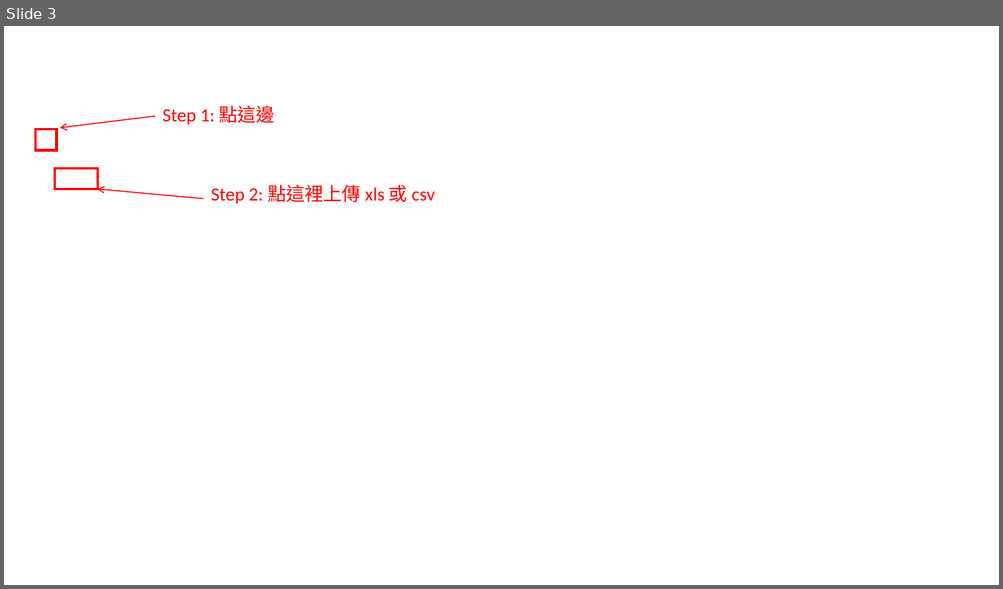
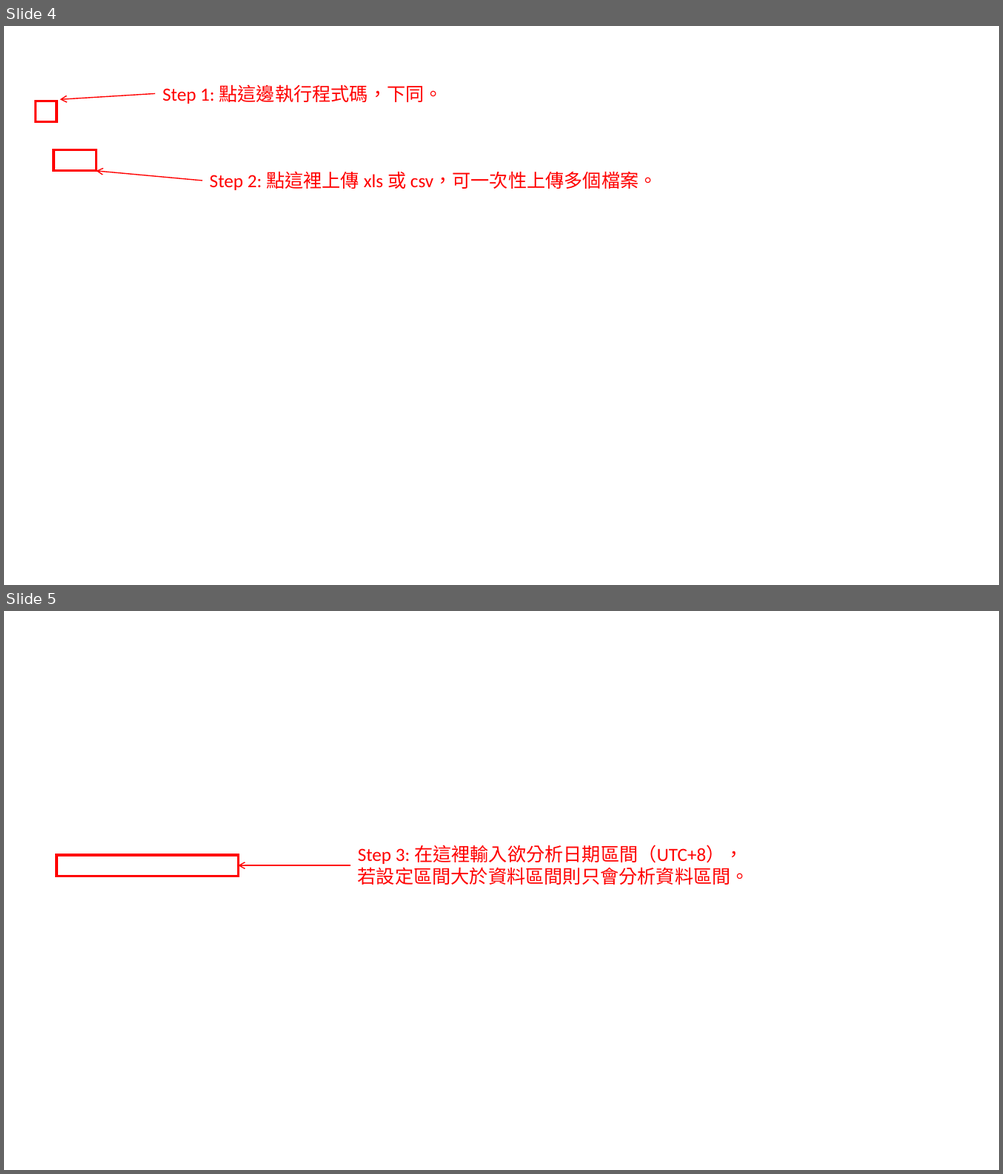
Before and after one commit to gj94fu4/gj94fu4.github.io, a slide deck: project/starlux-aod/航班準時率分析程式使用說明.pptx. Shown one above the other, each under a label of ours: slide 3 before the commit, slides 4 and 5 after it. The pictures are 1003x589 and 1003x1174 pixels, drawn with LibreOffice and Linux fonts; fonts in the diff are those of the drawing; background and template pictures are left out. Boxes give left, top, right and bottom in pixels: in the first picture for what was removed or moved away, otherwise in the second. Text is boxed around its words. In the diff, an @@ line names an element or a change of style, - is before the commit and + after.

```diff
--- a/project/starlux-aod/航班準時率分析程式使用說明.pptx
+++ b/project/starlux-aod/航班準時率分析程式使用說明.pptx
@@ slide 5 added at [4, 611, 999, 1170], background picture (left out) @@
@@ text added at [358, 845, 749, 885], 18 pt, text #FF0000 @@
+Step 3: 在這裡輸入欲分析日期區間（UTC+8），若設定區間大於資料區間則只會分析資料區間。
@@ rectangle added at [57, 855, 238, 876], outline #FF0000 2.25 pt @@
@@ arrow added from (350, 866) to (239, 866), #FF0000 1 pt @@
@@ what was slide 3 is now slide 4 @@
@@ slide 4 changed as well @@
@@ text at [162, 84, 443, 104]: text changed @@
-Step 1: 點這邊
+Step 1: 點這邊執行程式碼，下同。
@@ rectangle: place and size @@
-rectangle at [35, 130, 57, 150]
+rectangle at [35, 101, 57, 122]
@@ arrow moved from (156, 116) - (60, 127) to (156, 94) - (60, 100) @@
@@ rectangle: place and size @@
-rectangle at [55, 169, 97, 190]
+rectangle at [54, 150, 96, 171]
@@ arrow moved from (203, 199) - (97, 190) to (202, 181) - (96, 171) @@
@@ text at [210, 171, 657, 190]: text changed @@
-Step 2: 點這裡上傳 xls 或 csv
+Step 2: 點這裡上傳 xls 或 csv，可一次性上傳多個檔案。
```
Also in this commit, not shown: 6 other slides changed, 9 other slides added, 3 slides removed, 45 other files.
